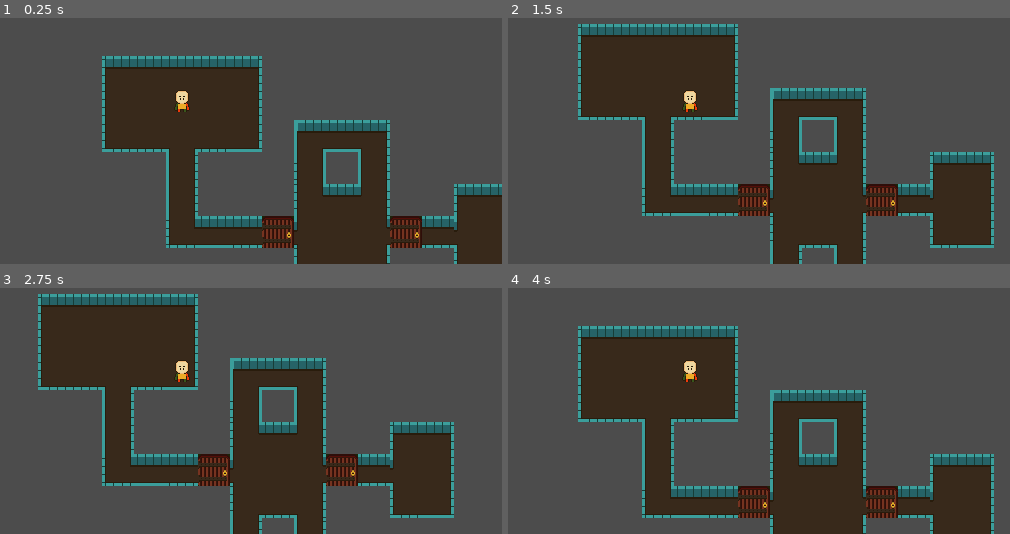
Above: before the commit, frames 1-4 (two rows, left to right).
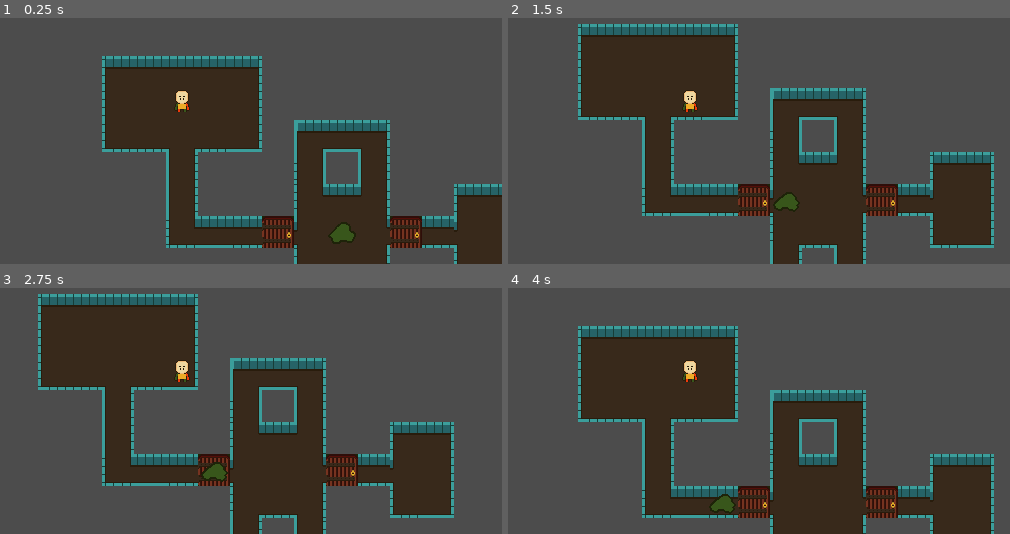
Above: after the commit, the same moments.

Repository: Nairu/CGJ-2019
Game: Godot game, scene res://GameScene.tscn
Same seed, same stepped clock (60 frames per second), same inputs: the game is played once before the commit and once after it.
Inputs:
- Up to frame 1 (0.25 s): no input
- Up to frame 2 (1.5 s): tap Enter at 0.5 s; hold Right (right) 0.53-1.28 s; tap Space at 1.25 s; hold Down (down) from 1.28 s (still down)
- Up to frame 3 (2.75 s): tap Enter at 2 s; release Down (down) at 2.03 s; hold Right (right) from 2.03 s (still down)
- Up to frame 4 (4 s): tap Space at 2.75 s; release Right (right) at 2.78 s; hold Up (up) 2.78-3.53 s; tap Enter at 3.5 s; hold Left (left) from 3.53 s (still down)

The runs differ from the first frame. In frame 1, 0.3% of the frame differs, in the area x 65-71%, y 82-92%; in frame 2, 0.3%; in frame 3, 0.3%; in frame 4, 0.3%.
Error after the commit: Parse Error: The class "Globals" conflicts with the AutoLoad singleton of the same name, and is therefore redundant. Remove the class_name declaration to fix t…

Commit message:
Adding logic for moving blob man around

Diff:
--- /dev/null
+++ b/CGJ-2019/Enemy/Enemy.gd
@@ -0,0 +1,19 @@
+extends KinematicBody2D
+
+var turn_speed = 2
+var path
+
+# Called when the node enters the scene tree for the first time.
+func _ready():
+	$Sprite/AnimationPlayer.play("Idle")
+
+var cur_turn = 0
+func take_turn():
+	if cur_turn >= turn_speed:
+		print("Taking my turn~")
+		if path and path.size() > 1:
+			self.position = path[1]
+			path.remove(1)
+		cur_turn=0
+	else:
+		cur_turn+=1
--- a/CGJ-2019/Enemy/Enemy.tscn
+++ b/CGJ-2019/Enemy/Enemy.tscn
@@ -1,19 +1,38 @@
-[gd_scene load_steps=3 format=2]
+[gd_scene load_steps=5 format=2]
 
-[ext_resource path="res://Sprites/door-front.png" type="Texture" id=1]
+[ext_resource path="res://Enemy/Enemy.gd" type="Script" id=1]
+[ext_resource path="res://Sprites/splooge.png" type="Texture" id=2]
+
+[sub_resource type="Animation" id=2]
+resource_name = "Idle"
+length = 0.6
+loop = true
+tracks/0/type = "value"
+tracks/0/path = NodePath(".:frame")
+tracks/0/interp = 1
+tracks/0/loop_wrap = true
+tracks/0/imported = false
+tracks/0/enabled = true
+tracks/0/keys = {
+"times": PoolRealArray( 0, 0.152284, 0.3, 0.451844 ),
+"transitions": PoolRealArray( 1, 1, 1, 1 ),
+"update": 1,
+"values": [ 0, 1, 2, 3 ]
+}
 
 [sub_resource type="RectangleShape2D" id=1]
 extents = Vector2( 16, 16 )
 
 [node name="Enemy" type="KinematicBody2D"]
+script = ExtResource( 1 )
 
 [node name="Sprite" type="Sprite" parent="."]
-texture = ExtResource( 1 )
+texture = ExtResource( 2 )
 centered = false
-flip_h = true
-flip_v = true
+hframes = 4
 
 [node name="AnimationPlayer" type="AnimationPlayer" parent="Sprite"]
+anims/Idle = SubResource( 2 )
 
 [node name="CollisionShape2D" type="CollisionShape2D" parent="."]
 position = Vector2( 16, 16 )
--- a/CGJ-2019/FeatureManager.gd
+++ b/CGJ-2019/FeatureManager.gd
@@ -1,14 +1,53 @@
 extends Node2D
 
 export(Array) var sprites
+var feature_list = {}
 # Declare member variables here. Examples:
 # var a = 2
 # var b = "text"
+var type_map = {}
+var interacted_map = {}
 
 # Called when the node enters the scene tree for the first time.
 func _ready():
-	pass # Replace with function body.
+	# do a mapping of type to sprite, so we don't pick random things for the various features.
+	var random = RandomNumberGenerator.new()
+	random.randomize()
 
-# Called every frame. 'delta' is the elapsed time since the previous frame.
-#func _process(delta):
-#	pass
+	var data = range(sprites.size())
+	for i in random.randi_range(2, 5):
+		data.shuffle()
+
+	for i in Globals.FEATURE_TYPE.values():
+		type_map[i] = sprites[data[i]]
+		interacted_map[i] = false
+
+	for feature in get_children():
+		feature.set_sprite(type_map[feature.type])
+		feature_list[feature.tile] = feature
+
+func feature_interact(x, y):
+	var feature = get_feature(x, y)
+
+	var return_string = ""
+	if feature:
+		return_string = feature.interact()
+		if interacted_map[feature.type]:
+			return_string = ""
+		else:
+			interacted_map[feature.type] = true
+
+		if feature.destroy:
+			clear_feature(x,y)
+
+	return return_string
+
+func get_feature(x, y):
+	if Vector2(x,y) in feature_list:
+		return feature_list[Vector2(x,y)]
+	return null
+
+func clear_feature(x, y):
+	if Vector2(x,y) in feature_list:
+		feature_list[Vector2(x,y)].queue_free()
+		feature_list.erase(Vector2(x,y))
--- a/CGJ-2019/Features/Door.gd
+++ b/CGJ-2019/Features/Door.gd
@@ -4,6 +4,9 @@
 
 var keep_pushing = 0
 var amount_to_beat = randi() % 5
+
+func set_sprite(sprite):
+	.set_sprite(sprite)
 
 func unlock():
 	locked = false
--- a/CGJ-2019/Features/Feature.gd
+++ b/CGJ-2019/Features/Feature.gd
@@ -2,6 +2,7 @@
 
 var tile = Vector2(0,0)
 var destroy = false
+export(Globals.FEATURE_TYPE) var type
 
 # Called when the node enters the scene tree for the first time.
 func _ready():
--- a/CGJ-2019/GameLoop.gd
+++ b/CGJ-2019/GameLoop.gd
@@ -4,13 +4,16 @@
 
 onready var game_map = $GameWorld
 onready var features = $Features
+onready var enemies = $Enemies
+onready var player = $Player
 
-var feature_list = {}
-
-func _ready():
-	if features:
-		for feature in features.get_children():
-			feature_list[feature.tile] = feature
+func process_turn():
+	for enemy in enemies.get_children():
+		var previous_pos = enemy.position
+		enemy.path = $GameWorld.get_astar_path(enemy.position, player.position)
+		enemy.take_turn()
+		if enemy.position == player.position:
+			enemy.position = previous_pos
 
 func tile_coord(x,y):
 	return game_map.world_to_map(Vector2(x,y))
@@ -19,24 +22,14 @@
 	var cell_position = game_map.world_to_map(Vector2(x, y))
 	return game_map.get_cell(cell_position.x, cell_position.y)
 
-func get_feature(x, y):
-	var tile_space = tile_coord(x,y)
-	if tile_space in feature_list:
-		return feature_list[tile_space]
-	return null
+func get_feature(x,y):
+	var tile_space = tile_coord(x, y)
+	return features.get_feature(tile_space.x, tile_space.y)
 
 func clear_feature(x, y):
 	var tile_space = tile_coord(x, y)
-	if tile_space in feature_list:
-		feature_list[tile_space].queue_free()
-		feature_list.erase(tile_space)
+	features.clear_feature(tile_space.x, tile_space.y)
 
 func feature_interact(x, y):
 	var tile_space = tile_coord(x, y)
-	var feature = get_feature(x, y)
-	if feature:
-		var react = feature.interact()
-		if feature.destroy:
-			clear_feature(x,y)
-		return react
-	return "Doesn't look like anything to me"
+	return features.feature_interact(tile_space.x, tile_space.y)
--- a/CGJ-2019/GameScene.tscn
+++ b/CGJ-2019/GameScene.tscn
@@ -1,10 +1,17 @@
-[gd_scene load_steps=6 format=2]
+[gd_scene load_steps=13 format=2]
 
 [ext_resource path="res://GameLoop.gd" type="Script" id=1]
 [ext_resource path="res://TileSets/BasicTileset.tres" type="TileSet" id=2]
-[ext_resource path="res://Player/Player.tscn" type="PackedScene" id=3]
-[ext_resource path="res://FeatureManager.gd" type="Script" id=4]
-[ext_resource path="res://Features/Feature1x1.tscn" type="PackedScene" id=5]
+[ext_resource path="res://NavigationMap.gd" type="Script" id=3]
+[ext_resource path="res://Player/Player.tscn" type="PackedScene" id=4]
+[ext_resource path="res://FeatureManager.gd" type="Script" id=5]
+[ext_resource path="res://Sprites/bookcase-front.png" type="Texture" id=6]
+[ext_resource path="res://Sprites/chest-closed-front.png" type="Texture" id=7]
+[ext_resource path="res://Sprites/chest-of-drawers-front.png" type="Texture" id=8]
+[ext_resource path="res://Sprites/wardrobe-front.png" type="Texture" id=9]
+[ext_resource path="res://Sprites/door-front.png" type="Texture" id=10]
+[ext_resource path="res://Features/Feature1x1.tscn" type="PackedScene" id=11]
+[ext_resource path="res://Enemy/Enemy.tscn" type="PackedScene" id=12]
 
 [node name="GameScene" type="Node2D"]
 script = ExtResource( 1 )
@@ -14,15 +21,22 @@
 cell_size = Vector2( 32, 32 )
 format = 1
 tile_data = PoolIntArray( -2, 0, 0, -1, 0, 1, -65536, 0, 1, -65535, 0, 1, -65534, 0, 2, 65534, 0, 65536, 65535, 0, 6553 …(741 unchanged characters)…
+script = ExtResource( 3 )
 
-[node name="Player" parent="." instance=ExtResource( 3 )]
+[node name="Player" parent="." instance=ExtResource( 4 )]
 
 [node name="Features" type="Node2D" parent="."]
-script = ExtResource( 4 )
+script = ExtResource( 5 )
+sprites = [ ExtResource( 6 ), ExtResource( 7 ), ExtResource( 8 ), ExtResource( 9 ), ExtResource( 10 ) ]
 
-[node name="Feature" parent="Features" instance=ExtResource( 5 )]
+[node name="Feature" parent="Features" instance=ExtResource( 11 )]
 position = Vector2( 224, 128 )
 locked = true
 
-[node name="Feature2" parent="Features" instance=ExtResource( 5 )]
+[node name="Feature2" parent="Features" instance=ExtResource( 11 )]
 position = Vector2( 96, 128 )
+
+[node name="Enemies" type="Node2D" parent="."]
+
+[node name="Enemy" parent="Enemies" instance=ExtResource( 12 )]
+position = Vector2( 160, 128 )
--- /dev/null
+++ b/CGJ-2019/Globals/Globals.gd
@@ -0,0 +1,4 @@
+extends Node
+class_name Globals
+
+enum FEATURE_TYPE {Door, Wardrobe, Chest, ChestDrawer, Bookcase}
--- /dev/null
+++ b/CGJ-2019/NavigationMap.gd
@@ -0,0 +1,83 @@
+extends TileMap
+
+onready var astar = AStar.new()
+
+onready var traversable_tiles = get_used_cells()
+
+onready var used_rect = get_used_rect()
+
+func _ready():
+	_add_traversable_tiles(traversable_tiles)
+
+	_connect_traversable_tiles(traversable_tiles)
+
+func _add_traversable_tiles(traversable_tiles):
+	for tile in traversable_tiles:
+		var id = _get_id_for_point(tile)
+		astar.add_point(id, Vector3(tile.x, tile.y, 0))
+
+func _connect_traversable_tiles(traversable_tiles):
+	for tile in traversable_tiles:
+		var id = _get_id_for_point(tile)
+		# Do north, south, east and west
+		var target = tile + Vector2(-1, 0)
+		var target_id = _get_id_for_point(target)
+		if tile != target and astar.has_point(target_id):
+			astar.connect_points(id, target_id, true)
+
+		target = tile + Vector2(1, 0)
+		target_id = _get_id_for_point(target)
+		if tile != target and astar.has_point(target_id):
+			astar.connect_points(id, target_id, true)
+
+		target = tile + Vector2(0, 1)
+		target_id = _get_id_for_point(target)
+		if tile != target and astar.has_point(target_id):
+			astar.connect_points(id, target_id, true)
+
+		target = tile + Vector2(0, 1)
+		target_id = _get_id_for_point(target)
+		if tile != target and astar.has_point(target_id):
+			astar.connect_points(id, target_id, true)
+
+#		for x in range(3):
+#			for y in range(3):
+#				var target = tile + Vector2(x - 1, y - 1)
+#
+#				var target_id = _get_id_for_point(target)
+#
+#				if tile == target or not astar.has_point(target_id):
+#					continue
+#
+#				astar.connect_points(id, target_id, true)
+
+func _get_id_for_point(point):
+	var x = point.x - used_rect.position.x
+	var y = point.y - used_rect.position.y
+
+	return x + y * used_rect.size.x
+
+
+func get_astar_path(start, end):
+
+	# Convert positions to cell coordinates
+	var start_tile = world_to_map(start)
+	var end_tile = world_to_map(end)
+
+	# Determines IDs
+	var start_id = _get_id_for_point(start_tile)
+	var end_id = _get_id_for_point(end_tile)
+
+	# Return null if navigation is impossible
+	if not astar.has_point(start_id) or not astar.has_point(end_id):
+		return null
+
+	# Otherwise, find the map
+	var path_map = astar.get_point_path(start_id, end_id)
+
+	# Convert Vector3 array (remember, AStar is 3D) to real world points
+	var path_world = []
+	for point in path_map:
+		var point_world = .map_to_world(Vector2(point.x, point.y))
+		path_world.append(point_world)
+	return path_world
--- a/CGJ-2019/Player/Player.gd
+++ b/CGJ-2019/Player/Player.gd
@@ -20,13 +20,18 @@
 	if event.is_action("down"):
 		try_move(0, 1)
 
+	game_world.process_turn()
+
 # Function that checks whether we can move into the square we want.
 func try_move(dx, dy):
+	$Label.text = ""
 	var target_position = Vector2(position.x + dx*game_world.TILE_SIZE, position.y + dy*game_world.TILE_SIZE)
 	var feature = game_world.get_feature(target_position.x, target_position.y)
 	if feature:
 		# Clear the feature, then return.
-		print(game_world.feature_interact(target_position.x, target_position.y))
+		var ret = game_world.feature_interact(target_position.x, target_position.y)
+		if ret != "":
+			$Label.text = ret
 		return
 
 	if game_world.get_tile(position.x + dx, position.y + dy) != -1:
--- a/CGJ-2019/Player/Player.tscn
+++ b/CGJ-2019/Player/Player.tscn
@@ -1,7 +1,9 @@
-[gd_scene load_steps=4 format=2]
+[gd_scene load_steps=6 format=2]
 
 [ext_resource path="res://Player/Player.gd" type="Script" id=1]
 [ext_resource path="res://Player/player.png" type="Texture" id=2]
+[ext_resource path="res://Themes/Themes.tres" type="Theme" id=3]
+[ext_resource path="res://Themes/DefaultFont.tres" type="DynamicFont" id=4]
 
 [sub_resource type="RectangleShape2D" id=1]
 extents = Vector2( 16, 16 )
@@ -28,3 +30,14 @@
 [node name="CollisionShape2D" type="CollisionShape2D" parent="."]
 position = Vector2( 16, 16 )
 shape = SubResource( 1 )
+
+[node name="Label" type="Label" parent="."]
+margin_left = -72.3018
+margin_top = -19.918
+margin_right = 107.698
+margin_bottom = 0.081974
+theme = ExtResource( 3 )
+custom_fonts/font = ExtResource( 4 )
+align = 1
+valign = 1
+max_lines_visible = 1
--- /dev/null
+++ b/CGJ-2019/Themes/DefaultFont.tres
@@ -0,0 +1,6 @@
+[gd_resource type="DynamicFont" load_steps=2 format=2]
+
+[ext_resource path="res://Themes/VT323-Regular.ttf" type="DynamicFontData" id=1]
+
+[resource]
+font_data = ExtResource( 1 )
--- /dev/null
+++ b/CGJ-2019/Themes/Themes.tres
@@ -0,0 +1,6 @@
+[gd_resource type="Theme" load_steps=2 format=2]
+
+[ext_resource path="res://Themes/DefaultFont.tres" type="DynamicFont" id=1]
+
+[resource]
+default_font = ExtResource( 1 )
--- a/CGJ-2019/project.godot
+++ b/CGJ-2019/project.godot
@@ -8,9 +8,14 @@
 
 config_version=4
 
-_global_script_classes=[  ]
+_global_script_classes=[ {
+"base": "Node",
+"class": "Globals",
+"language": "GDScript",
+"path": "res://Globals/Globals.gd"
+} ]
 _global_script_class_icons={
-
+"Globals": ""
 }
 
 [application]
@@ -18,11 +23,38 @@
 config/name="CGJ-2019"
 run/main_scene="res://GameScene.tscn"
 
+[autoload]
+
+Globals="*res://Globals/Globals.gd"
+
 [display]
 
 window/size/width=640
 window/size/height=320
 window/stretch/mode="viewport"
+
+[importer_defaults]
+
+texture={
+"compress/bptc_ldr": 0,
+"compress/hdr_mode": 0,
+"compress/lossy_quality": 0.7,
+"compress/mode": 0,
+"compress/normal_map": 0,
+"detect_3d": false,
+"flags/anisotropic": false,
+"flags/filter": false,
+"flags/mipmaps": false,
+"flags/repeat": 0,
+"flags/srgb": 2,
+"process/HDR_as_SRGB": false,
+"process/fix_alpha_border": true,
+"process/invert_color": false,
+"process/premult_alpha": false,
+"size_limit": 0,
+"stream": false,
+"svg/scale": 1.0
+}
 
 [input]
 
Not shown, added: CGJ-2019/Sprites/bookcase-front.png.import
Not shown, added: CGJ-2019/Sprites/button-down-front.png.import
Not shown, added: CGJ-2019/Sprites/button-up-front.png.import
Not shown, added: CGJ-2019/Sprites/chest-closed-front.png.import
Not shown, added: CGJ-2019/Sprites/chest-of-drawers-front.png.import
Not shown, added: CGJ-2019/Sprites/lever-down-front.png.import
Not shown, added: CGJ-2019/Sprites/lever-up-front.png.import
Not shown, added: CGJ-2019/Sprites/splooge.png.import
Not shown, added: CGJ-2019/Sprites/trap-down.png.import
Not shown, added: CGJ-2019/Sprites/trap-up.png.import
Not shown, added: CGJ-2019/Sprites/wardrobe-front.png.import
Binary file added: CGJ-2019/Themes/Enchanted Land.otf
(and 1 more such lines)
